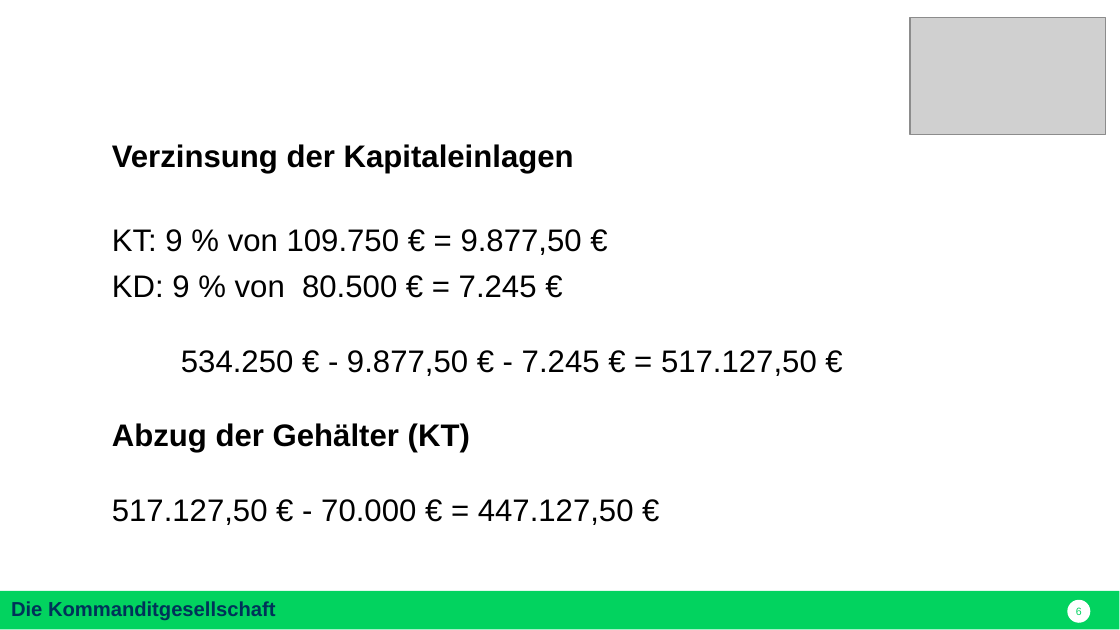
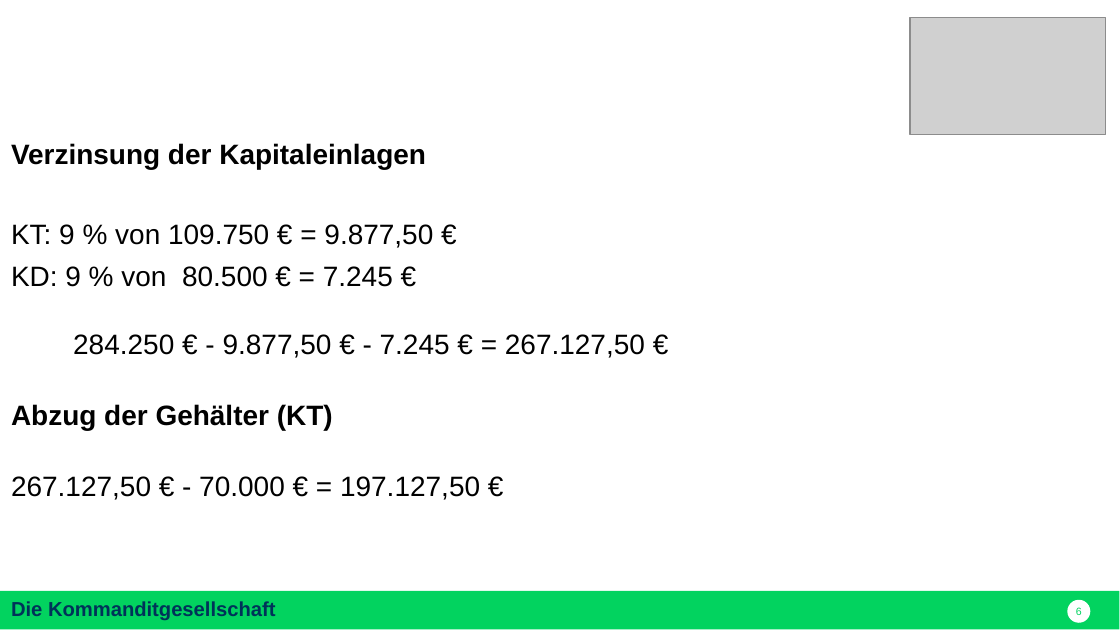
Before and after one commit to nodeg/exercises, a slide deck: slide 6 of Referat_BWP_KG_danny.pptx. Drawn at 1120x630 pixels with LibreOffice and Linux fonts; fonts in the diff are those of the drawing; grey boxes stand for pictures. Boxes give left, top, right and bottom in pixels: in the first picture for what was removed or moved away, otherwise in the second. Text is boxed around its words. In the diff, an @@ line names an element or a change of style, - is before the commit and + after.

```diff
--- a/Referat_BWP_KG_danny.pptx
+++ b/Referat_BWP_KG_danny.pptx
@@ text "Verzinsung der Kapitaleinlagen": place and size @@
-text "Verzinsung der Kapitaleinlagen" at (112,144,817,525)
+text "Verzinsung der Kapitaleinlagen" at (11,143,645,500)
@@ text at (11,143,433,430): size 20 to 18 pt in "Verzinsung der Kapitaleinlagen", "KT: 9 % von 109.750 € = ...", "KD: 9 % von 80.500 € = ...", "Abzug der Gehälter (KT)" @@
@@ text at (73,334,645,358): text changed; size 20 to 18 pt @@
-534.250 € - 9.877,50 € - 7.245 € = 517.127,50 €
+284.250 € - 9.877,50 € - 7.245 € = 267.127,50 €
@@ text at (11,476,480,500): text changed; size 20 to 18 pt @@
-517.127,50 € - 70.000 € = 447.127,50 €
+267.127,50 € - 70.000 € = 197.127,50 €
```
Also in this commit, not shown: 3 other slides changed.
